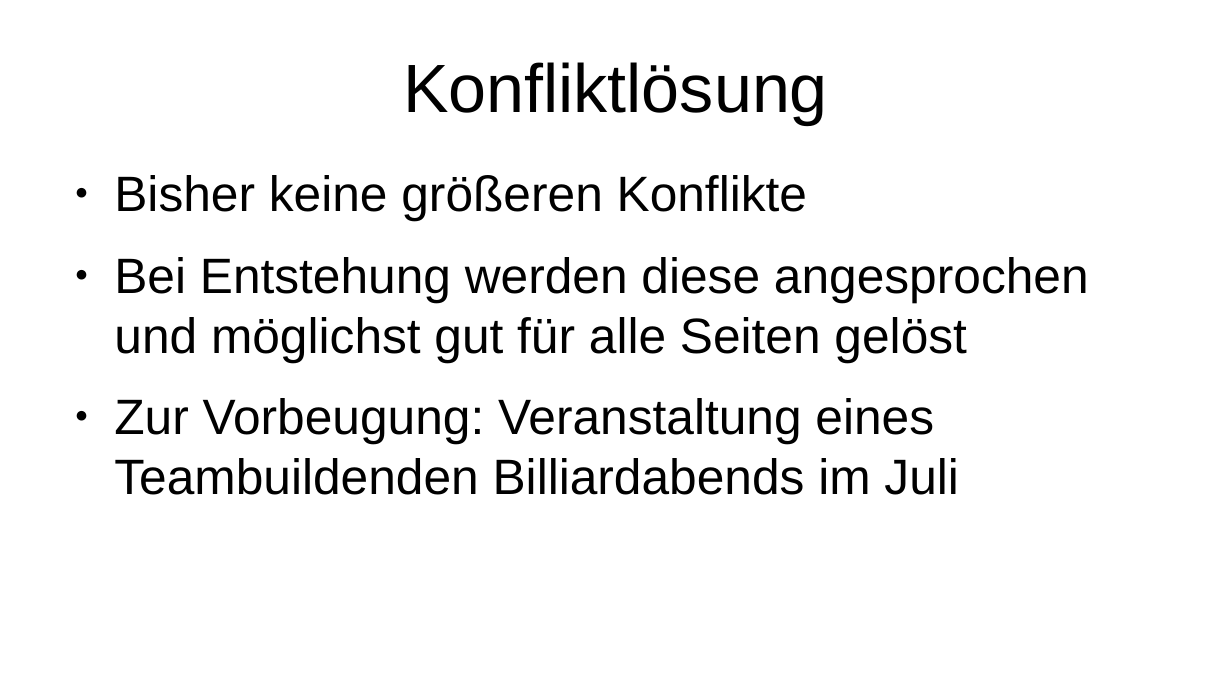
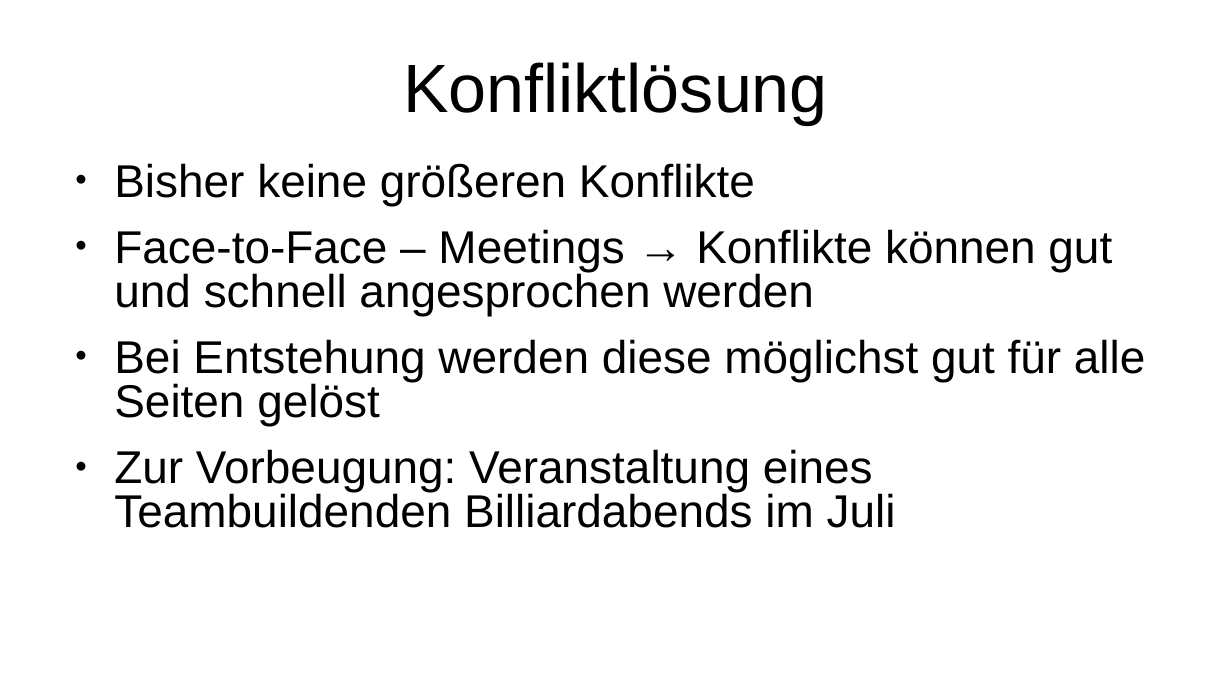
Before and after one commit to Gorg-tech/StudIQ, a slide deck: slide 4 of docs/Praesentation/Fachaustausch_Projektmanagement.pptx. Drawn at 1232x693 pixels with LibreOffice and Linux fonts; fonts in the diff are those of the drawing. Boxes give left, top, right and bottom in pixels: in the first picture for what was removed or moved away, otherwise in the second. Text is boxed around its words. In the diff, an @@ line names an element or a change of style, - is before the commit and + after.

```diff
--- a/docs/Praesentation/Fachaustausch_Projektmanagement.pptx
+++ b/docs/Praesentation/Fachaustausch_Projektmanagement.pptx
@@ text at [114, 163, 896, 528]: size 32 to 29.6 pt in "Bisher keine größeren Konflikte", "Zur Vorbeugung: Veranstaltung eines Teambuildenden Billiarda ..."; line spacing 1 to 0.8 @@
@@ text at [114, 229, 1145, 426]: text changed; size 32 to 29.6 pt @@
-● Bei Entstehung werden diese angesprochen und möglichst gut für alle Seiten gelöst
+● Face-to-Face – Meetings → Konflikte können gut und schnell angesprochen werden
+● Bei Entstehung werden diese möglichst gut für alle Seiten gelöst
```
Also in this commit, not shown: 2 other slides changed.
